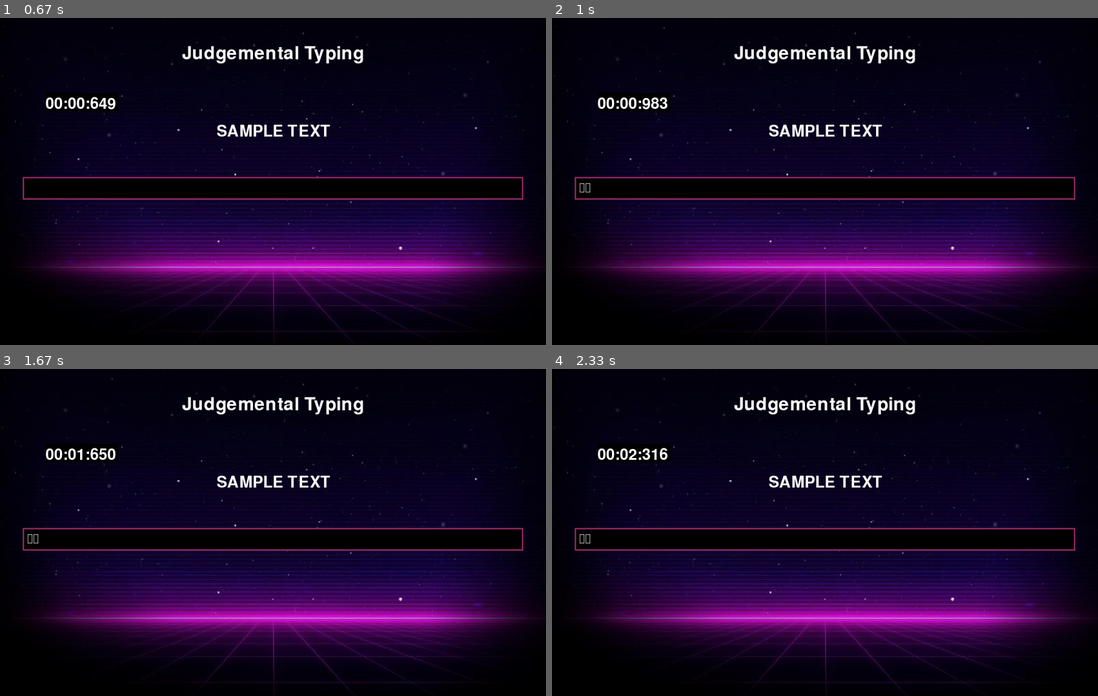
Above: before the commit, frames 1-4 (two rows, left to right).
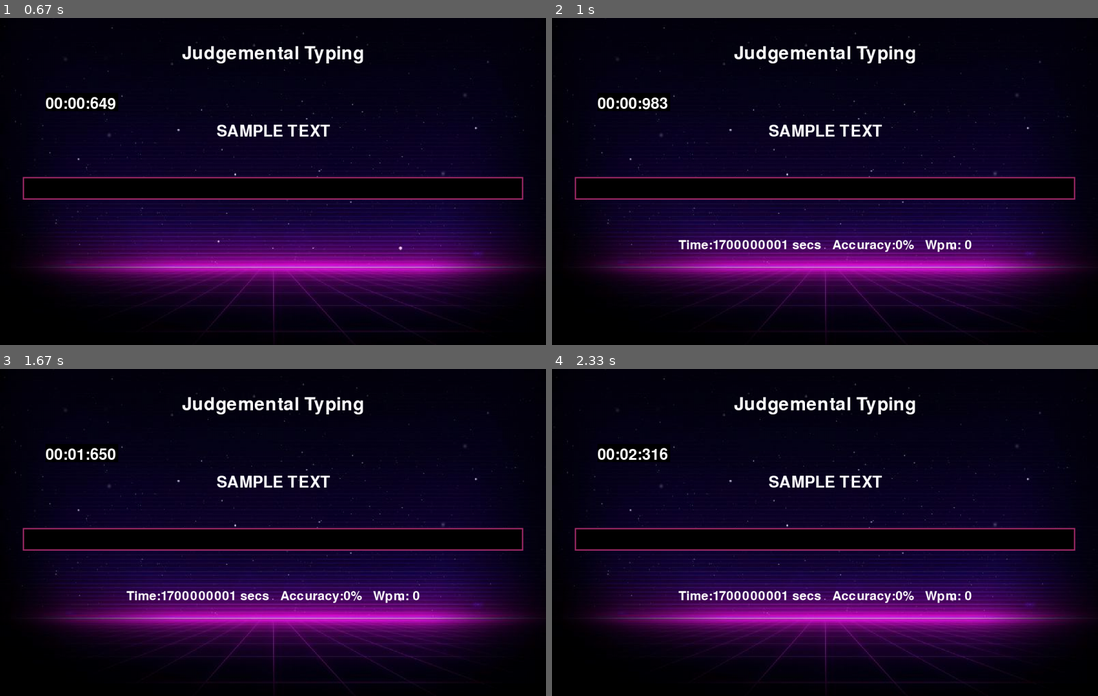
Above: after the commit, the same moments.

Repository: Similarity097/Judgemental-Typing
Game: pygame game, started from main.py
The game is run twice, just before and just after one commit, with the same random seed, the same clock (stepped at 60 frames per second) and the same inputs.
Inputs (mouse positions are in pixels of both pictures, inside the frame that each line leads up to):
- Up to frame 1 (0.67 s): click (54, 155) at 0.38 s
- Up to frame 2 (1 s): tap Enter at 0.67 s
- Up to frame 3 (1.67 s): no input
- Up to frame 4 (2.33 s): no input

Frame 1 is identical in both runs. In frame 2, 0.8% of the frame differs, in the area x 5-77%, y 50-72%; in frame 3, 0.8%; in frame 4, 0.8%.

Commit message:
Update main.py

Diff:
--- a/main.py
+++ b/main.py
@@ -48,7 +48,22 @@
 		#add code for importing lines
 
 	def result(self):
-		return
+		if not self.end:
+			self.total_time = time.time() - self.time_start
+
+			count=0
+			for i,c in enumerate(self.word):
+				try:
+					if self.input_text[i]==c:
+						count+=1
+				except:
+					pass
+			self.accuracy = count/len(self.word)*100
+
+			self.wpm = len(self.input_text)*60/(5*self.total_time)
+			self.end =True
+			self.results='Time:'+str(round(self.total_time)) + " secs   Accuracy:" + str(round(self.accuracy)) + "%" + '   Wpm: ' + str(round(self.wpm))
+
 		#add print statements and codes for result
 
 	def getlinenormal(self):
@@ -132,9 +147,9 @@
 				elif event.type == pygame.KEYDOWN:
 					if self.active and not self.end:
 						if event.key == pygame.K_RETURN:
-							self.input_text=self.input_text+self.space
-							self.input_text+=event.unicode
-							self.end = False
+							self.result()
+							self.text_display(self.screen,self.results,600,500,28,self.white)
+							self.end=True
 						elif event.key == pygame.K_BACKSPACE:
 							self.input_text=self.input_text[:-1]
 						else:
